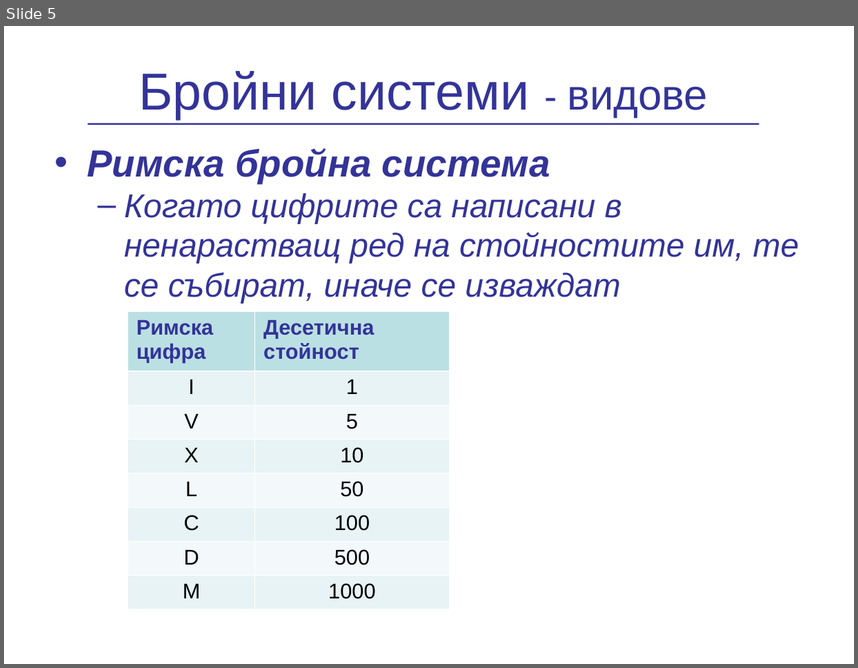
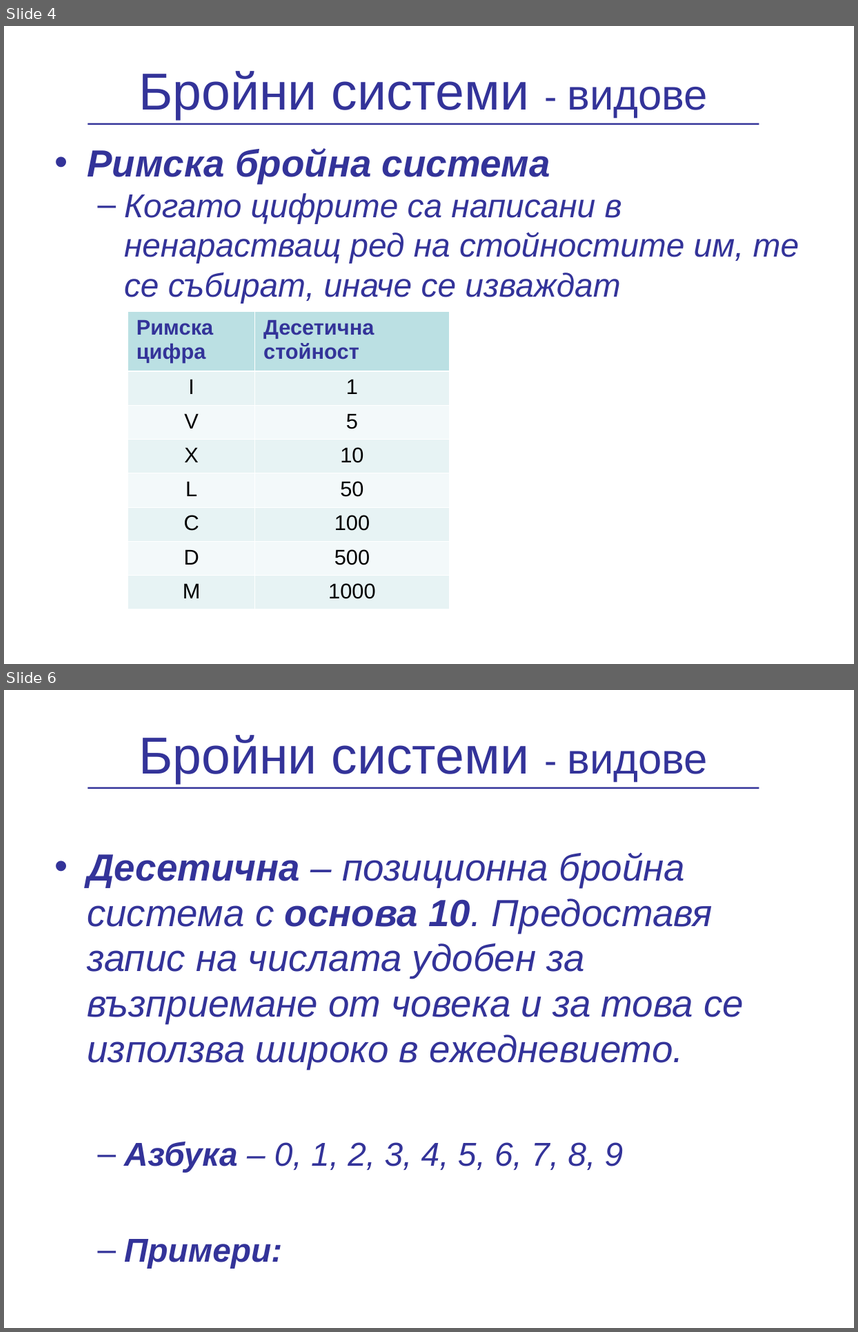
Before and after one commit to vpeevski/academy, a slide deck: Presentations/NumericalSystems/BroiniSistemi.ppt. Shown one above the other, each under a label of ours: slide 5 before the commit, slides 4 and 6 after it; the slides between them are not shown. The pictures are 858x668 and 858x1332 pixels, drawn with LibreOffice and Linux fonts; fonts in the diff are those of the drawing; background and template pictures are left out. Boxes give left, top, right and bottom in pixels: in the first picture for what was removed or moved away, otherwise in the second. Text is boxed around its words. In the diff, an @@ line names an element or a change of style, - is before the commit and + after.

```diff
--- a/Presentations/NumericalSystems/BroiniSistemi.ppt
+++ b/Presentations/NumericalSystems/BroiniSistemi.ppt
@@ slide 6 added at box(4, 690, 854, 1328), background picture (left out) @@
@@ title added at box(139, 735, 708, 783), 44 pt, text #333399 @@
+Бройни системи - видове
@@ line added from (87, 788) to (759, 788), #333399 1.5 pt @@
@@ text added at box(87, 852, 744, 1268), 32 pt, text #333399, italic @@
+• Десетична – позиционна бройна система с основа 10. Предоставя запис на числата удобен за възприемане от човека и за това се използва широко в ежедневието.
+  – Азбука – 0, 1, 2, 3, 4, 5, 6, 7, 8, 9
+  – Примери:
@@ what was slide 5 is now slide 4 @@
```
Also in this commit, not shown: 2 slides changed, 5 other slides added, 1 slide removed.
